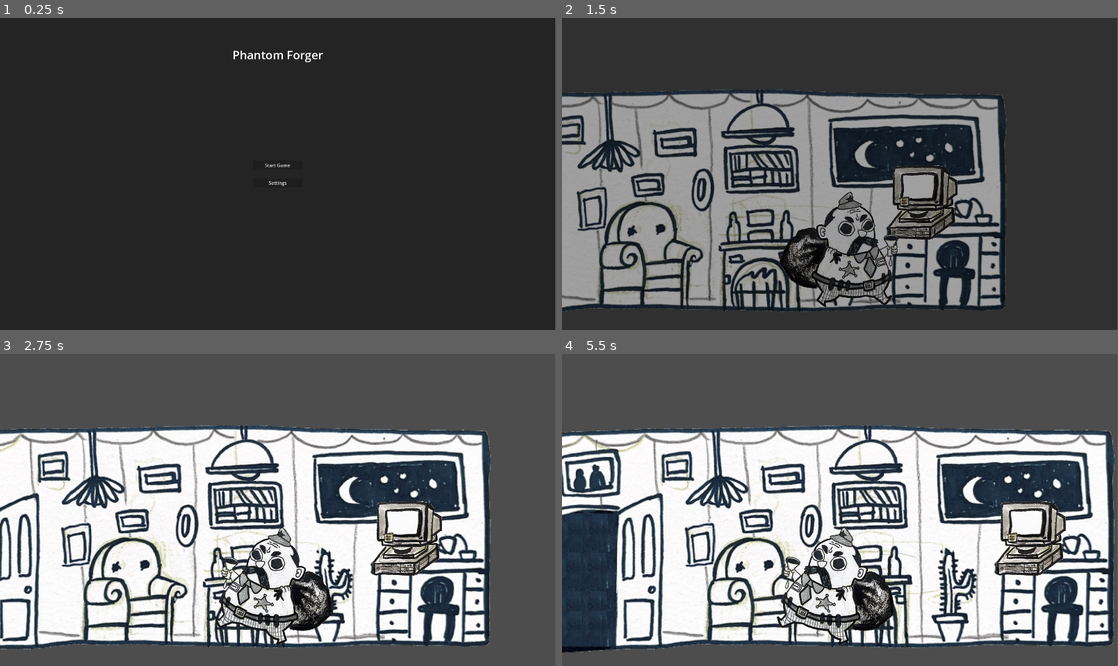
Above: before the commit, frames 1-4 (two rows, left to right).
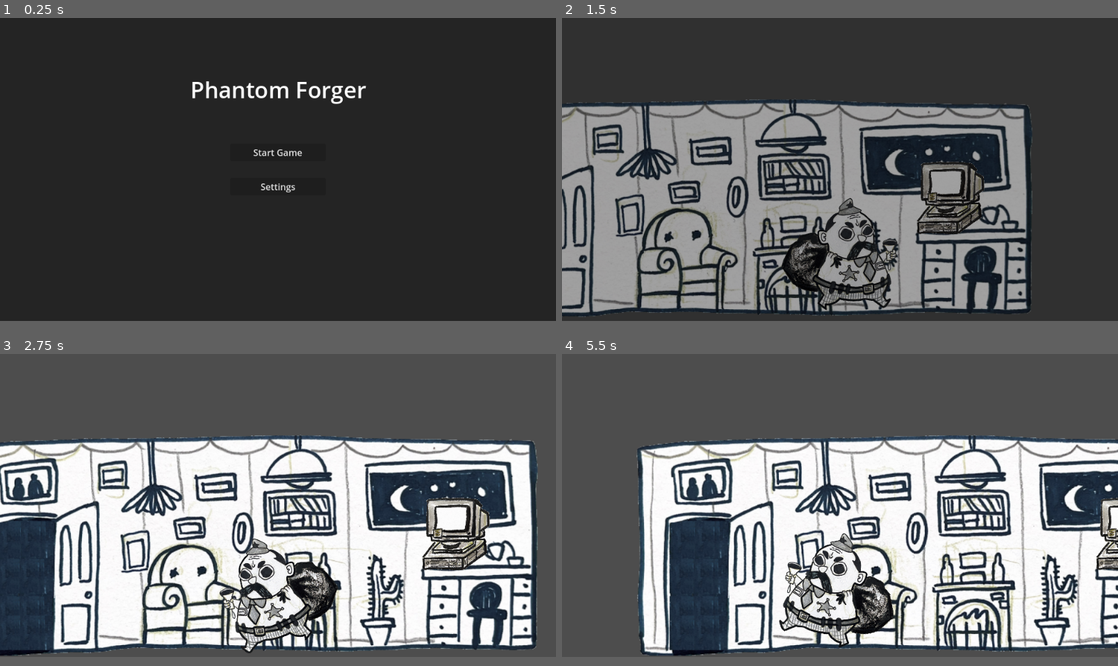
Above: after the commit, the same moments.

Repository: jtorbett23/WildJam68
Game: Godot game, scene res://main.tscn
The game is run twice, just before and just after one commit, with the same random seed, the same clock (stepped at 60 frames per second) and the same inputs.
Inputs (mouse positions are in pixels of both pictures, inside the frame that each line leads up to):
- Up to frame 1 (0.25 s): no input
- Up to frame 2 (1.5 s): click "Start Game" at 0.5 s; move the mouse to (962, 158) at 1.27 s; hold D (draw) from 1.28 s (still down)
- Up to frame 3 (2.75 s): move the mouse to (166, 525) at 2.02 s; release D (draw) at 2.03 s; hold A (move_left) from 2.03 s (still down); tap C (clear) at 2.1 s; tap D (draw) at 2.3 s
- Up to frame 4 (5.5 s): move the mouse to (895, 441) at 2.77 s; release A (move_left) at 2.78 s; hold D (draw) 2.78-3.53 s; tap E (compare) at 2.85 s; move the mouse to (812, 572) at 3.52 s; tap D (draw) at 3.6, 4.55, 5.1 s; tap Enter at 4.25 s; move the mouse to (1006, 556) at 4.27 s; hold Z (undo) 4.28-5.03 s; hold A (move_left) from 4.28 s (still down); move the mouse to (673, 463) at 5.02 s
In our replay, the window is 799x449 before the commit and 800x436 after it. These sizes can differ from the game's own. Grey fills any space a smaller window leaves; there, only what the larger window draws over its background counts as a difference.

The runs differ from the first frame. In frame 1, 1.2% of the frame differs, in the area x 34-66%, y 10-56%; in frame 2, 36%; in frame 3, 47%; in frame 4, 51%, in the area x 0-100%, y 22-97%.

Commit message:
make it work for web

Diff:
--- a/draw/draw_tool.gd
+++ b/draw/draw_tool.gd
@@ -1,4 +1,4 @@
-extends Node2D
+extends Control
 
 @onready var exit_button = $Exit
 func _ready():
--- a/draw/draw_tool.tscn
+++ b/draw/draw_tool.tscn
@@ -5,7 +5,13 @@
 [ext_resource type="Texture2D" uid="uid://c0usmyrdmj6bj" path="res://assets/art/painting/painting-1-edited-export.png" id="2_y05h8"]
 [ext_resource type="Texture2D" uid="uid://bv53wcmhac8xl" path="res://assets/art/canvas.png" id="3_x6u8v"]
 
-[node name="DrawTool" type="Node2D"]
+[node name="DrawTool" type="Control"]
+layout_mode = 3
+anchors_preset = 15
+anchor_right = 1.0
+anchor_bottom = 1.0
+grow_horizontal = 2
+grow_vertical = 2
 script = ExtResource("1_kiyld")
 
 [node name="Colours" type="Node2D" parent="."]
@@ -93,9 +99,9 @@
 centered = false
 
 [node name="Exit" type="Button" parent="."]
-offset_left = 1074.0
-offset_top = 26.0
-offset_right = 1111.0
-offset_bottom = 57.0
+offset_left = 904.0
+offset_top = 16.0
+offset_right = 941.0
+offset_bottom = 47.0
 text = "Exit
 "
--- a/project.godot
+++ b/project.godot
@@ -23,9 +23,10 @@
 
 [display]
 
-window/size/viewport_width=1920
-window/size/viewport_height=1080
+window/size/viewport_width=990
+window/size/viewport_height=540
 window/size/resizable=false
+window/dpi/allow_hidpi=false
 
 [input]
 
--- a/travel/player.gd
+++ b/travel/player.gd
@@ -1,6 +1,6 @@
 extends CharacterBody2D
 
-@export var speed : int = 800
+@export var speed : int = 600
 var interactable = false
 var settingsMenu = preload("res://menu/settingsMenu.tscn")
 var enabled : bool = false
@@ -27,7 +27,7 @@
 				Camera.transition.fade("Draw")
 				travel_scene.free()
 
-var rotate_time = 0.3
+var rotate_time = 0.35
 var rotate_timer = 0
 var rotate_value = 15
 
--- a/travel/travel.gd
+++ b/travel/travel.gd
@@ -12,7 +12,7 @@
 	Camera.transition.connect("faded_out", handle_transition_end)
 	Camera.set_follow(player)
 	Camera.set_position_y(0)
-	AudioManager.play_music("daytime.mp3")
+	AudioManager.play_music("nighttime.mp3")
 	for child in interactables.get_children():
 		if(child.get_class() == "Area2D"):
 			child.connect("body_entered", on_area_entered.bind(child))
--- a/travel/travel.tscn
+++ b/travel/travel.tscn
@@ -3169,13 +3169,13 @@
 size = Vector2(262, 212)
 
 [sub_resource type="RectangleShape2D" id="RectangleShape2D_s6gb6"]
-size = Vector2(219, 468)
+size = Vector2(137, 244.5)
 
 [sub_resource type="RectangleShape2D" id="RectangleShape2D_du4xg"]
-size = Vector2(197, 472)
+size = Vector2(157, 258)
 
 [sub_resource type="RectangleShape2D" id="RectangleShape2D_mkhjo"]
-size = Vector2(140.74, 464.766)
+size = Vector2(120, 257)
 
 [node name="Travel" type="Node2D"]
 script = ExtResource("1_a7l70")
@@ -3183,15 +3183,15 @@
 [node name="Rooms" type="Node2D" parent="."]
 
 [node name="Office" type="TileMap" parent="Rooms"]
-position = Vector2(14, 195)
-scale = Vector2(2.5, 2.5)
+position = Vector2(6, 119)
+scale = Vector2(1.25, 1.25)
 tile_set = SubResource("TileSet_m60w7")
 format = 2
 layer_0/tile_data = PackedInt32Array(196607, 1, 2, 262143, 1, 3, 327679, 1, 4, 393215, 1, 5, 458751, 1, 6, 524287, 1, 7 …(21010 unchanged characters)…
 
 [node name="Halls" type="TileMap" parent="Rooms"]
 position = Vector2(3000, 0)
-scale = Vector2(2.5, 2.5)
+scale = Vector2(1.25, 1.25)
 tile_set = ExtResource("3_lt015")
 format = 2
 layer_0/tile_data = PackedInt32Array(524287, 2, 1, 589823, 2, 2, 655359, 2, 3, 720895, 2, 4, 786431, 2, 5, 851967, 2, 6 …(70399 unchanged characters)…
@@ -3199,7 +3199,8 @@
 [node name="Player" type="CharacterBody2D" parent="."]
 z_index = 100
 y_sort_enabled = true
-position = Vector2(1460, 802)
+position = Vector2(675, 421)
+scale = Vector2(0.5, 0.5)
 script = ExtResource("2_ra75s")
 
 [node name="Sprite2D" type="Sprite2D" parent="Player"]
@@ -3214,39 +3215,35 @@
 [node name="Interactables" type="Node2D" parent="."]
 
 [node name="Office-Enter" type="Area2D" parent="Interactables" node_paths=PackedStringArray("target")]
-position = Vector2(6213, 742)
+position = Vector2(4662, 342)
 script = ExtResource("8_k5m5p")
 target = NodePath("../Office-Exit")
 
 [node name="CollisionShape2D" type="CollisionShape2D" parent="Interactables/Office-Enter"]
-position = Vector2(88.5, -25.0001)
-scale = Vector2(1, 1)
+position = Vector2(-11.5, 6.75)
 shape = SubResource("RectangleShape2D_s6gb6")
 
 [node name="Sprite2D" type="Sprite2D" parent="Interactables/Office-Enter"]
-position = Vector2(150, -57.5)
-scale = Vector2(2.46914, 2.50935)
+scale = Vector2(1.25, 1.27)
 texture = ExtResource("5_hujf4")
 
 [node name="Office-Exit" type="Area2D" parent="Interactables" node_paths=PackedStringArray("target")]
-position = Vector2(184, 841)
+position = Vector2(114, 359)
 script = ExtResource("8_k5m5p")
 target = NodePath("../Office-Enter")
 
 [node name="CollisionShape2D" type="CollisionShape2D" parent="Interactables/Office-Exit"]
-position = Vector2(27.5, -58.9999)
-scale = Vector2(1, 1)
+position = Vector2(9.5, 48.0001)
 shape = SubResource("RectangleShape2D_du4xg")
 
 [node name="Computer" type="Area2D" parent="Interactables"]
-position = Vector2(1707, 703)
+position = Vector2(833, 341)
 
 [node name="Sprite2D" type="Sprite2D" parent="Interactables/Computer"]
-position = Vector2(42.0001, -66)
-scale = Vector2(0.5, 0.5)
+position = Vector2(39, -21)
+scale = Vector2(0.25, 0.25)
 texture = ExtResource("6_lcvj4")
 
 [node name="CollisionShape2D" type="CollisionShape2D" parent="Interactables/Computer"]
-position = Vector2(15.37, 59.3831)
-scale = Vector2(1, 1)
+position = Vector2(43, 50.5)
 shape = SubResource("RectangleShape2D_mkhjo")
Not shown, added: export_presets.cfg
Not shown, changed: .gitignore
